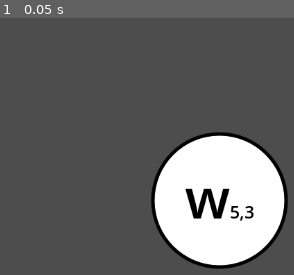
Above: before the commit, frame 1.
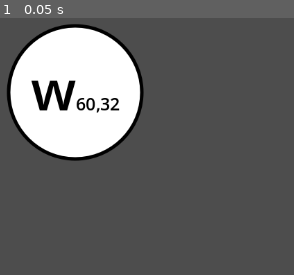
Above: after the commit, the same moment.

Repository: ShiroTsuma-github/GODOT_CONCEPT
Game: Godot game, scene res://node_2d.tscn
Same seed, same stepped clock (60 frames per second), same inputs: the game is played once before the commit and once after it.
Inputs:
- Up to frame 1 (0.05 s): no input

The runs differ from the first frame. In frame 1, 39% of the frame differs, in the area x 2-98%, y 2-98%.

Commit message:
Added click detection

Diff:
--- a/node_2d.tscn
+++ b/node_2d.tscn
@@ -5,5 +5,7 @@
 [node name="Node2D" type="Node2D"]
 
 [node name="Sprite2D" parent="." instance=ExtResource("1_mn1j3")]
-layer = 5
-layer_pos = 3
+position = Vector2(368, 168)
+center = false
+layer = 60
+layer_pos = 32
--- /dev/null
+++ b/src/detect_press.gd
@@ -0,0 +1,24 @@
+extends Area2D
+var isHovering: bool = false
+
+# Called when the node enters the scene tree for the first time.
+func _ready():
+	pass # Replace with function body.
+
+
+# Called every frame. 'delta' is the elapsed time since the previous frame.
+func _process(delta):
+	pass
+
+func _input(event):
+	if event is InputEventMouseButton:
+		if event.button_index == MOUSE_BUTTON_LEFT and event.pressed and isHovering:
+			print("A click!")
+
+
+func _on_mouse_entered():
+	isHovering = true
+
+
+func _on_mouse_exited():
+	isHovering = false
--- a/src/perceptron_graphic.tscn
+++ b/src/perceptron_graphic.tscn
@@ -1,16 +1,27 @@
-[gd_scene load_steps=4 format=3 uid="uid://bk52a4mu0xnee"]
+[gd_scene load_steps=6 format=3 uid="uid://bk52a4mu0xnee"]
 
 [ext_resource type="Texture2D" uid="uid://o818qphk1r2j" path="res://circle.svg" id="1_3erh4"]
 [ext_resource type="Script" path="res://src/center.gd" id="2_0s438"]
+[ext_resource type="Script" path="res://src/detect_press.gd" id="3_di142"]
 [ext_resource type="Script" path="res://src/dynamic_vector_position.gd" id="3_mdjnp"]
 
-[node name="Vector" type="Sprite2D"]
+[sub_resource type="CircleShape2D" id="CircleShape2D_wuq1b"]
+radius = 98.9545
+
+[node name="Perceptron" type="Sprite2D"]
 editor_description = "Vector graphic with layer and position inspector control"
 show_behind_parent = true
 visibility_layer = 2
-position = Vector2(512, 280)
+position = Vector2(848, 240)
 texture = ExtResource("1_3erh4")
 script = ExtResource("2_0s438")
+
+[node name="Area2D" type="Area2D" parent="."]
+script = ExtResource("3_di142")
+
+[node name="CollisionShape2D" type="CollisionShape2D" parent="Area2D"]
+shape = SubResource("CircleShape2D_wuq1b")
+debug_color = Color(0, 0.6, 0.701961, 0.419608)
 
 [node name="Control" type="Control" parent="."]
 layout_mode = 3
@@ -49,3 +60,6 @@
 autowrap_mode = 0
 script = ExtResource("3_mdjnp")
 metadata/_edit_use_anchors_ = true
+
+[connection signal="mouse_entered" from="Area2D" to="Area2D" method="_on_mouse_entered"]
+[connection signal="mouse_exited" from="Area2D" to="Area2D" method="_on_mouse_exited"]
